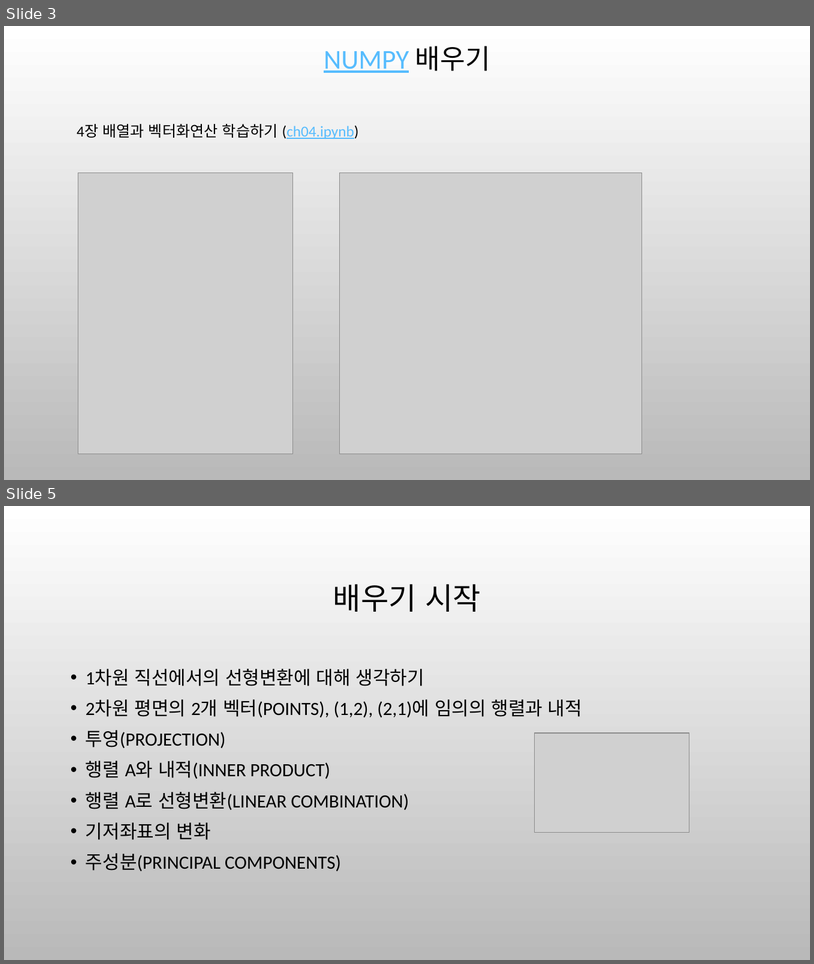
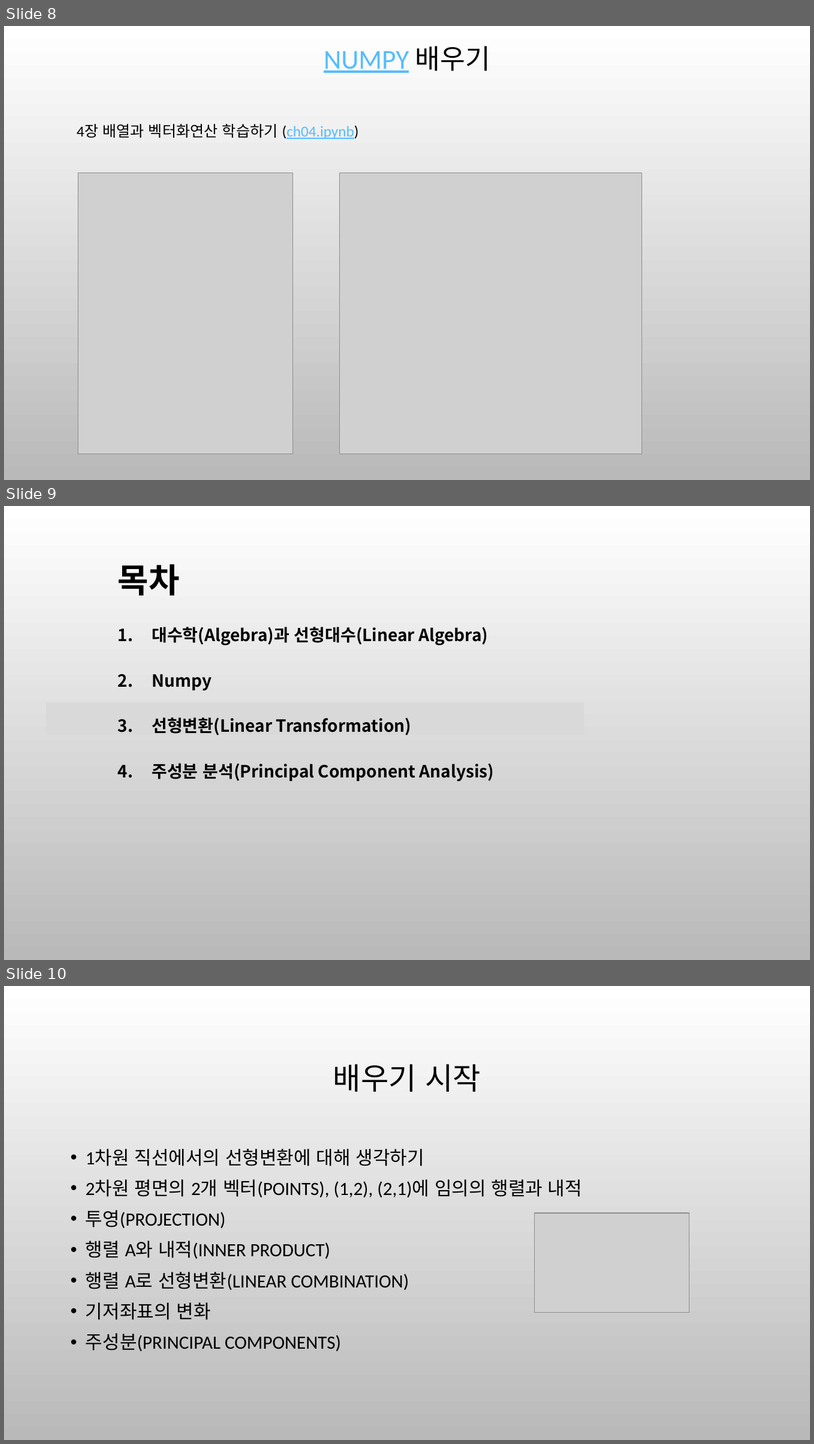
Before and after one commit to ancestor9/mathematics-for-machine-learning, a slide deck: 6_Matrix_vectors.pptx. Shown one above the other, each under a label of ours: slides 3 and 5 before the commit, slides 8, 9 and 10 after it; the slides between them are not shown. The pictures are 814x964 and 814x1444 pixels, drawn with LibreOffice and Linux fonts; fonts in the diff are those of the drawing; grey boxes stand for pictures; background and template pictures are left out. Boxes give left, top, right and bottom in pixels: in the first picture for what was removed or moved away, otherwise in the second. Text is boxed around its words. In the diff, an @@ line names an element or a change of style, - is before the commit and + after.

```diff
--- a/6_Matrix_vectors.pptx
+++ b/6_Matrix_vectors.pptx
@@ slide 9 added at <box>4,506,810,960</box>, background picture (left out) @@
@@ text added at <box>118,564,494,781</box>, 20 pt, text #000000, bold @@
+목차
+1. 대수학(Algebra)과 선형대수(Linear Algebra)
+2. Numpy
+3. 선형변환(Linear Transformation)
+4. 주성분 분석(Principal Component Analysis)
@@ rectangle added at <box>47,703,585,735</box>, fill #D9D9D9 @@
@@ what was slide 3 is now slide 8 @@
@@ what was slide 5 is now slide 10 @@
```
Also in this commit, not shown: 3 slides changed, 4 other slides added.
